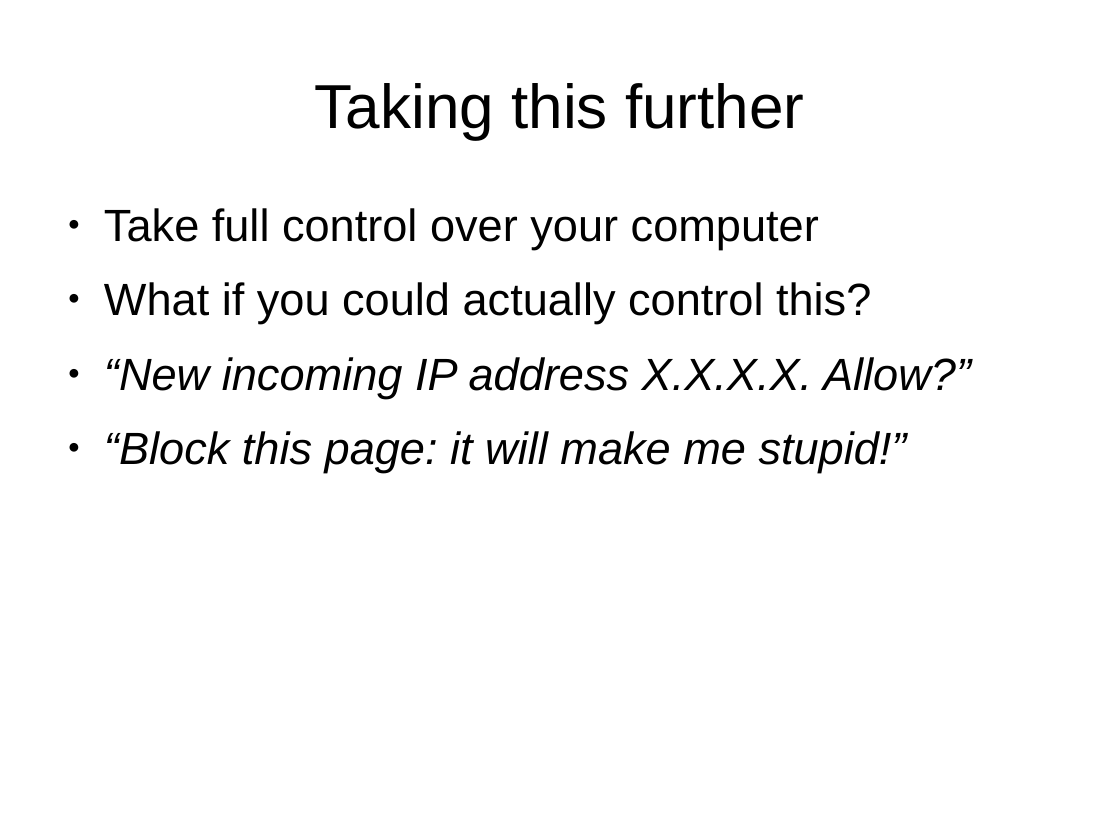
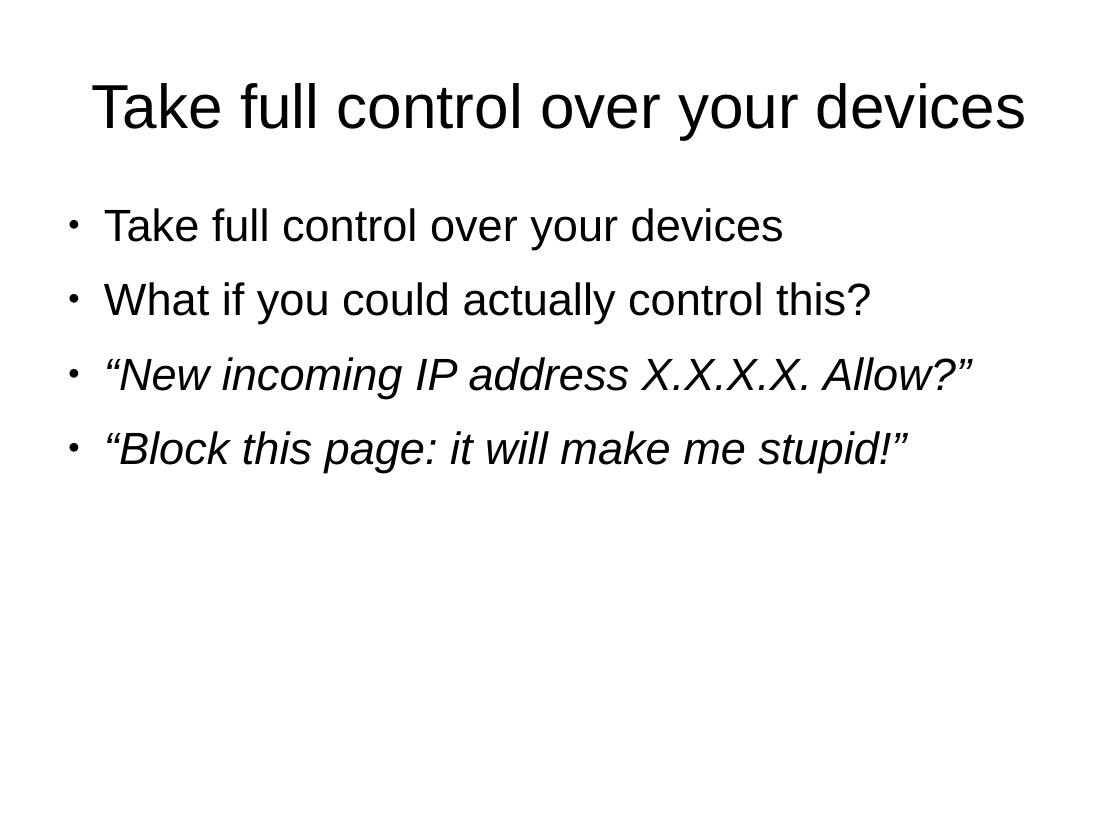
Before and after one commit to juhanurmi/brain-firewall, a slide deck: slide 6 of brain_protection.odp. Drawn at 1120x840 pixels with LibreOffice and Linux fonts; fonts in the diff are those of the drawing. Boxes give left, top, right and bottom in pixels: in the first picture for what was removed or moved away, otherwise in the second. Text is boxed around its words. In the diff, an @@ line names an element or a change of style, - is before the commit and + after.

Commit message:
A presentation and example scripts to take some control over your own digital world.

```diff
--- a/brain_protection.odp
+++ b/brain_protection.odp
@@ title at (x1=92, y1=83, x2=1026, y2=139): text changed @@
-Taking this further
+Take full control over your devices
@@ text at (x1=104, y1=208, x2=784, y2=250): text changed @@
-● Take full control over your computer
+● Take full control over your devices
```
Also in this commit, not shown: 1 slide added, 1 other file.
